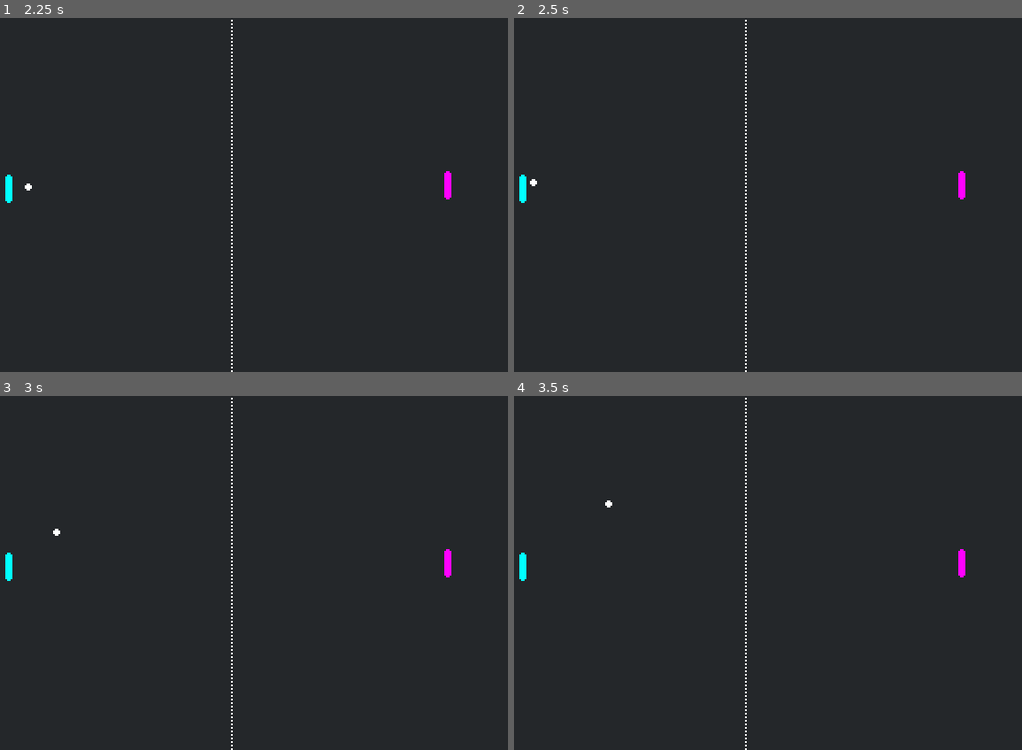
Above: before the commit, frames 1-4 (two rows, left to right).
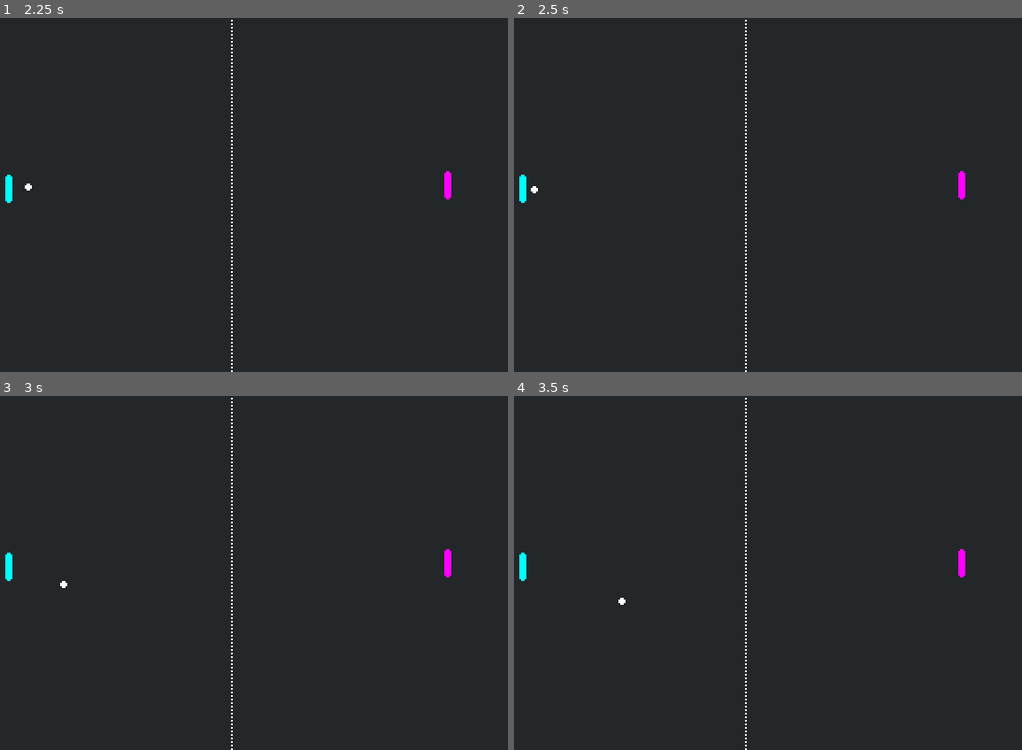
Above: after the commit, the same moments.

Repository: FranklinCentralHS/modProj1-red
Game: Godot game, scene res://pong.tscn
Same seed, same stepped clock (60 frames per second), same inputs: the game is played once before the commit and once after it.
Inputs:
- Up to frame 1 (2.25 s): tap Enter at 0.5, 2 s; tap Space at 1.25 s
- Up to frame 2 (2.5 s): no input
- Up to frame 3 (3 s): no input
- Up to frame 4 (3.5 s): no input

Frame 1 is identical in both runs. In frame 2, less than 0.1% of the frame differs, in the area x 3-5%, y 45-50%; in frame 3, less than 0.1%; in frame 4, less than 0.1%.

Commit message:
messing with the vaules of dir
Basically makes it go a certain way more

Diff:
--- a/logic/paddle.gd
+++ b/logic/paddle.gd
@@ -27,4 +27,4 @@
 func _on_area_entered(area):
 	if area.name == "Ball":
 		# Assign new direction.
-		area.direction = Vector2(_ball_dir, randf() * 2 - 1).normalized()
+		area.direction = Vector2(_ball_dir, randf() * -5 + 1).normalized()
